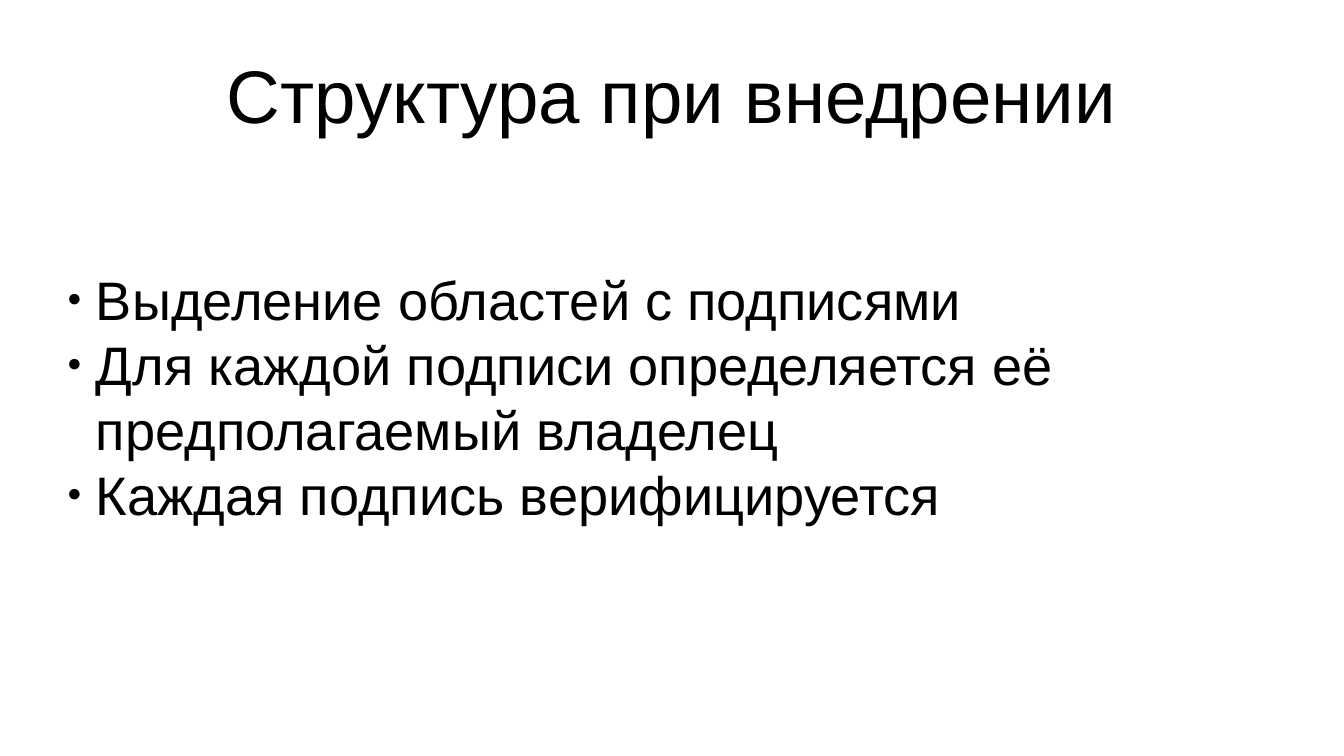
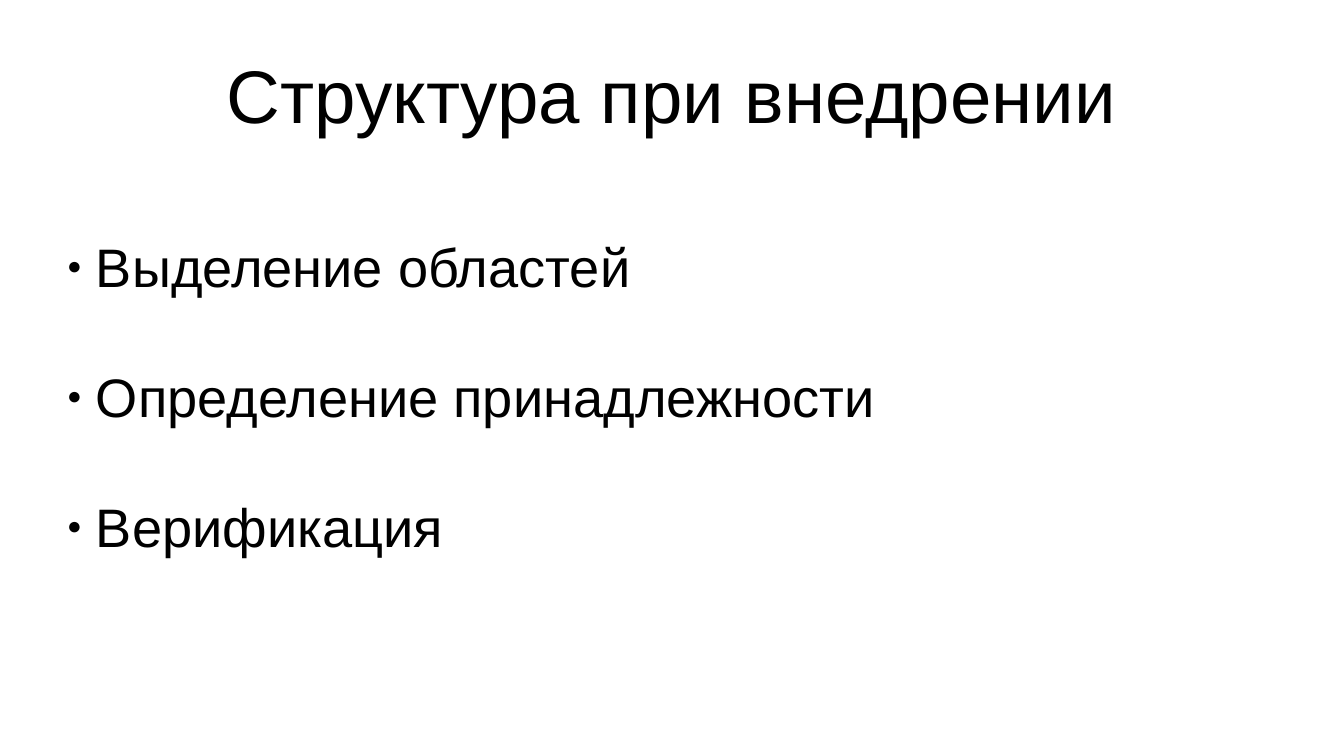
Before and after one commit to Apollon76/signature_detection, a slide deck: slide 4 of presentation.odp. Drawn at 1344x756 pixels with LibreOffice and Linux fonts; fonts in the diff are those of the drawing. Boxes give left, top, right and bottom in pixels: in the first picture for what was removed or moved away, otherwise in the second. Text is boxed around its words. In the diff, an @@ line names an element or a change of style, - is before the commit and + after.

```diff
--- a/presentation.odp
+++ b/presentation.odp
@@ subtitle at bbox=[96, 246, 875, 557]: text changed @@
-● Выделение областей с подписями
-● Для каждой подписи определяется её предполагаемый владелец
-● Каждая подпись верифицируется
+● Выделение областей
+● Определение принадлежности
+● Верификация
```
Also in this commit, not shown: 2 other slides changed.
